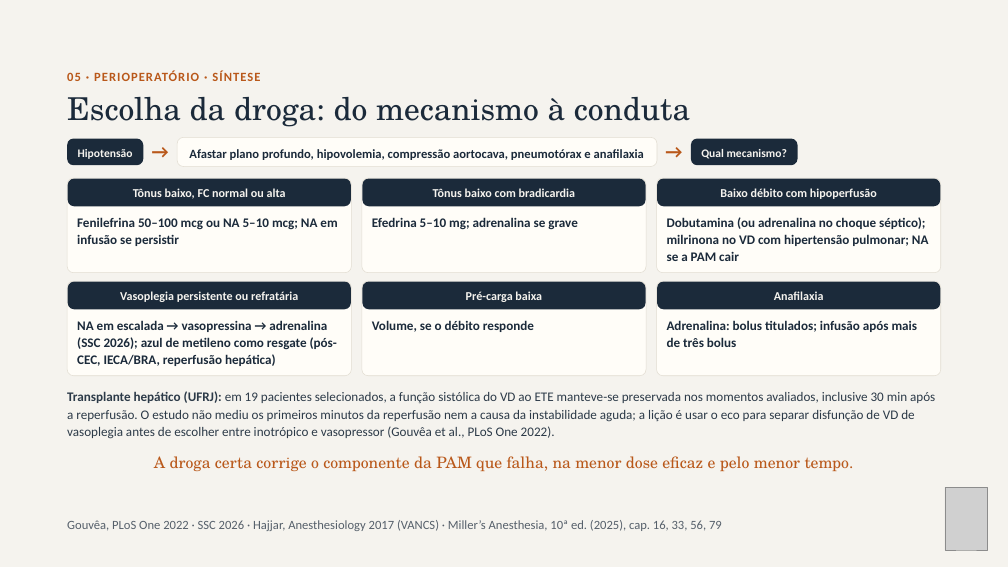
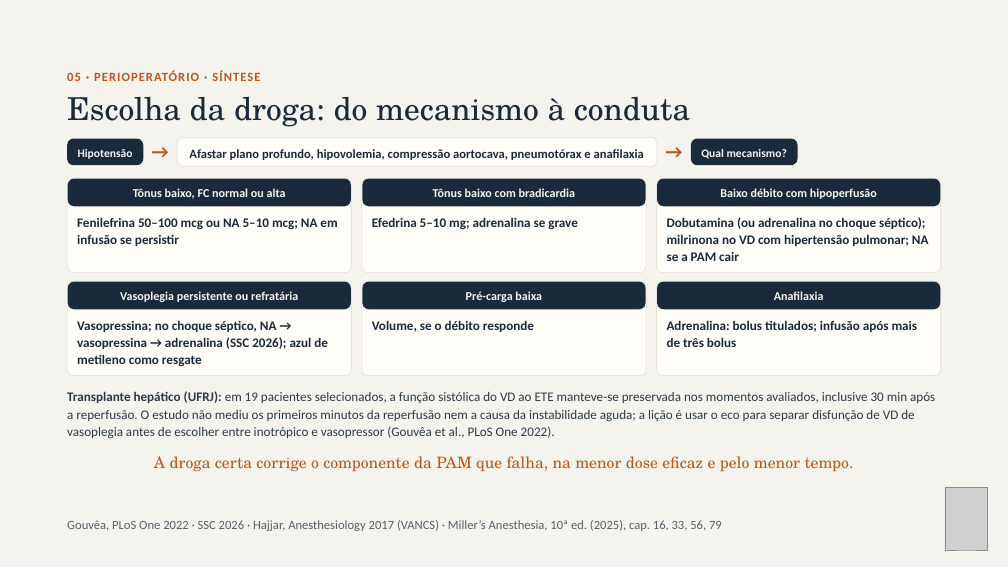
Before and after one commit to brunomoraesdubois-bit/Bruno, a slide deck: slide 13 of apresentacao/Aminas_Vasoativas.pptx. Drawn at 1008x567 pixels with LibreOffice and Linux fonts; fonts in the diff are those of the drawing; grey boxes stand for pictures. Boxes give left, top, right and bottom in pixels: in the first picture for what was removed or moved away, otherwise in the second. Text is boxed around its words. In the diff, an @@ line names an element or a change of style, - is before the commit and + after.

```diff
--- a/apresentacao/Aminas_Vasoativas.pptx
+++ b/apresentacao/Aminas_Vasoativas.pptx
@@ text at [77, 320, 328, 366]: text changed @@
-NA em escalada → vasopressina → adrenalina (SSC 2026); azul de metileno como resgate (pós-CEC, IECA/BRA, reperfusão hepática)
+Vasopressina; no choque séptico, NA → vasopressina → adrenalina (SSC 2026); azul de metileno como resgate
```
Also in this commit, not shown: 7 other files.
